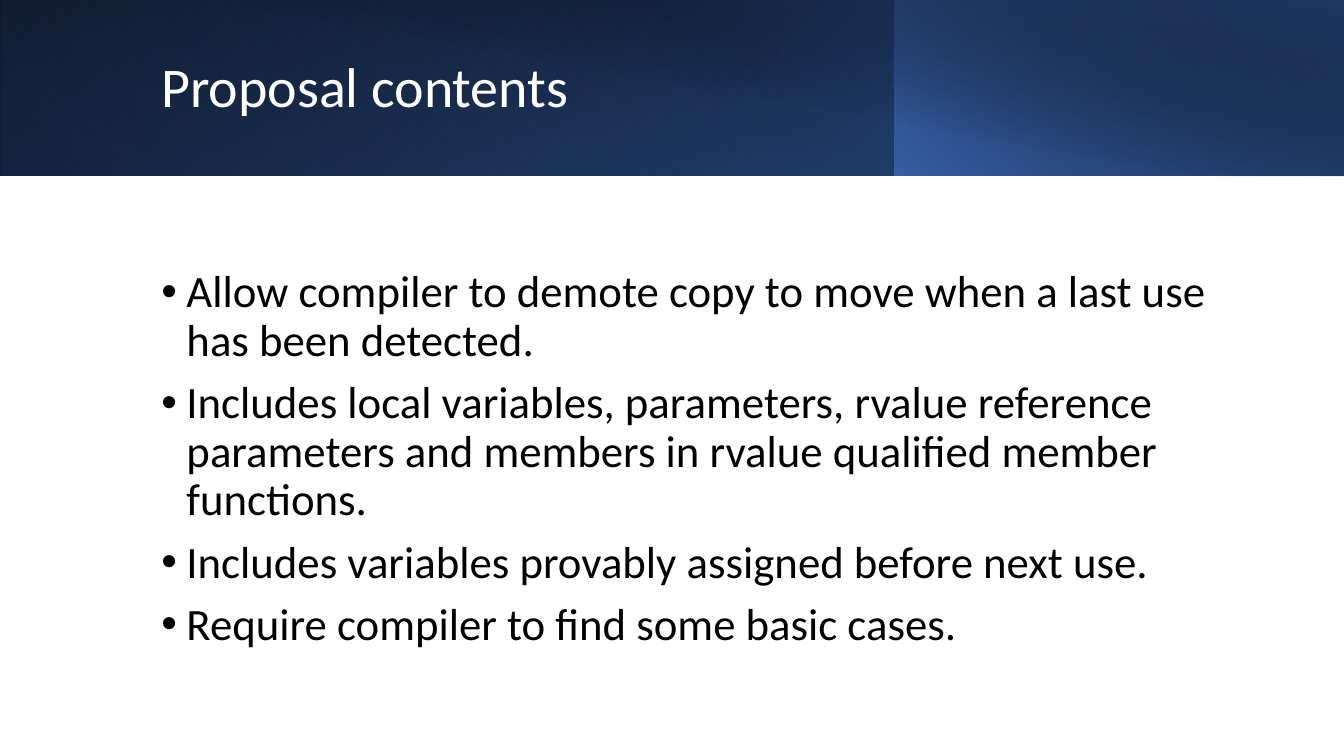
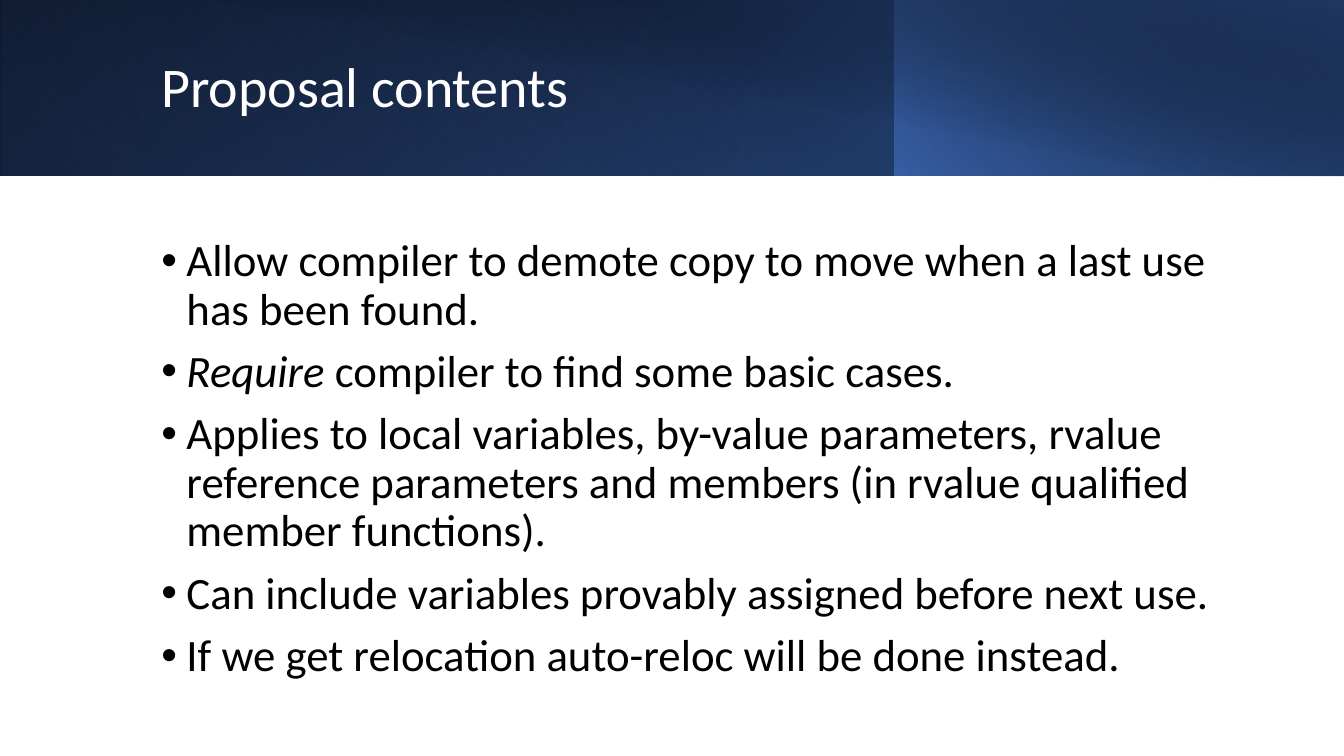
Before and after one commit to BengtGustafsson/isocpp-proposals, a slide deck: slide 5 of P2666-LastUseOptimization/LastUseOptimization.pptx (slide 4 before the commit). Drawn at 1344x756 pixels with LibreOffice and Linux fonts; fonts in the diff are those of the drawing. Boxes give left, top, right and bottom in pixels: in the first picture for what was removed or moved away, otherwise in the second. Text is boxed around its words. In the diff, an @@ line names an element or a change of style, - is before the commit and + after.

Commit message:
New proposal added. Prepared for MPark's generation.

```diff
--- a/P2666-LastUseOptimization/LastUseOptimization.pptx
+++ b/P2666-LastUseOptimization/LastUseOptimization.pptx
@@ text at (x1=186, y1=245, x2=1205, y2=326): text changed @@
-• Allow compiler to demote copy to move when a last use has been detected.
-• Includes local variables, parameters, rvalue reference parameters and members in rvalue qualified member functions.
-• Includes variables provably assigned before next use.
+• Allow compiler to demote copy to move when a last use has been found.
@@ text at (x1=186, y1=356, x2=954, y2=395): italic on in "Require" @@
@@ text at (x1=186, y1=418, x2=1208, y2=679): paragraphs added @@
+• Applies to local variables, by-value parameters, rvalue reference parameters and members (in rvalue qualified member functions).
+• Can include variables provably assigned before next use.
+• If we get relocation auto-reloc will be done instead.
```
Also in this commit, not shown: 5 other slides changed, 4 slides added, 1 slide removed, 17 other files.
